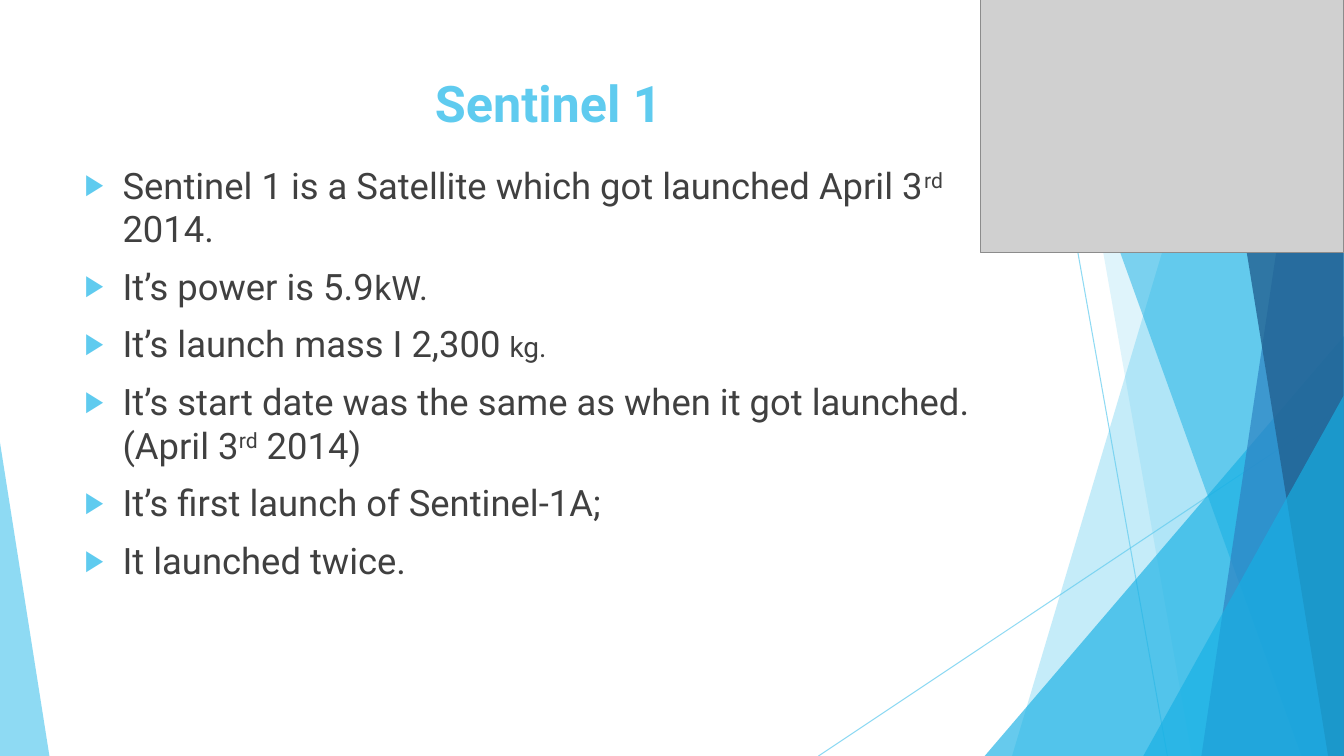
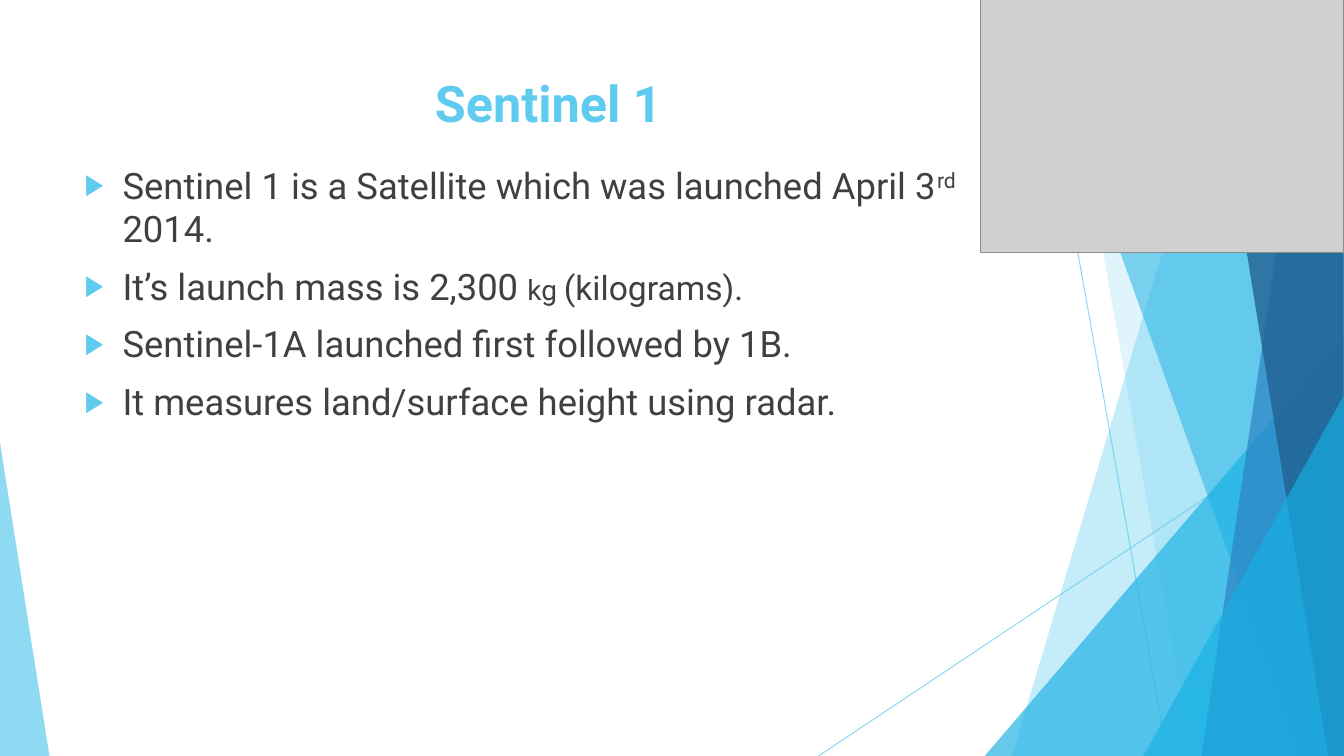
Before and after one commit to rsmith013/All-saints-robot, a slide deck: slide 5 of How do Satellites Help us Understand More About.pptx. Drawn at 1344x756 pixels with LibreOffice and Linux fonts; fonts in the diff are those of the drawing; grey boxes stand for pictures. Boxes give left, top, right and bottom in pixels: in the first picture for what was removed or moved away, otherwise in the second. Text is boxed around its words. In the diff, an @@ line names an element or a change of style, - is before the commit and + after.

```diff
--- a/How do Satellites Help us Understand More About.pptx
+++ b/How do Satellites Help us Understand More About.pptx
@@ text at (123, 171, 906, 423): text changed @@
-▶ Sentinel 1 is a Satellite which got launched April 3rd 2014.
-▶ It’s power is 5.9kW.
-▶ It’s launch mass I 2,300 kg.
-▶ It’s start date was the same as when it got launched. (April 3rd 2014)
-▶ It’s first launch of Sentinel-1A;
-▶ It launched twice.
+▶ Sentinel 1 is a Satellite which was launched April 3rd 2014.
+▶ It’s launch mass is 2,300 kg (kilograms).
+▶ Sentinel-1A launched first followed by 1B.
+▶ It measures land/surface height using radar.
```
Also in this commit, not shown: 1 other slide changed, 3 slides added, 5 other files.
